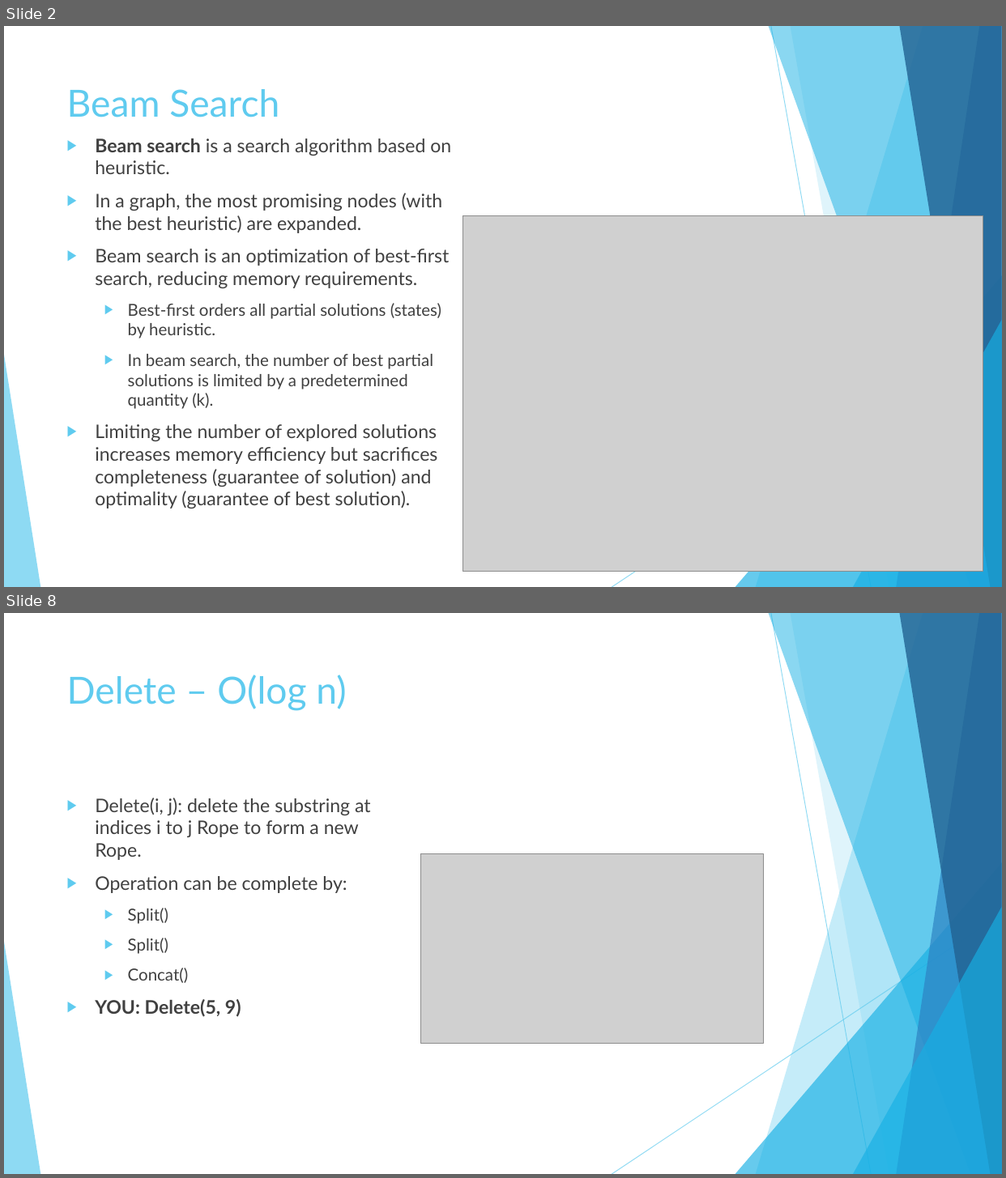
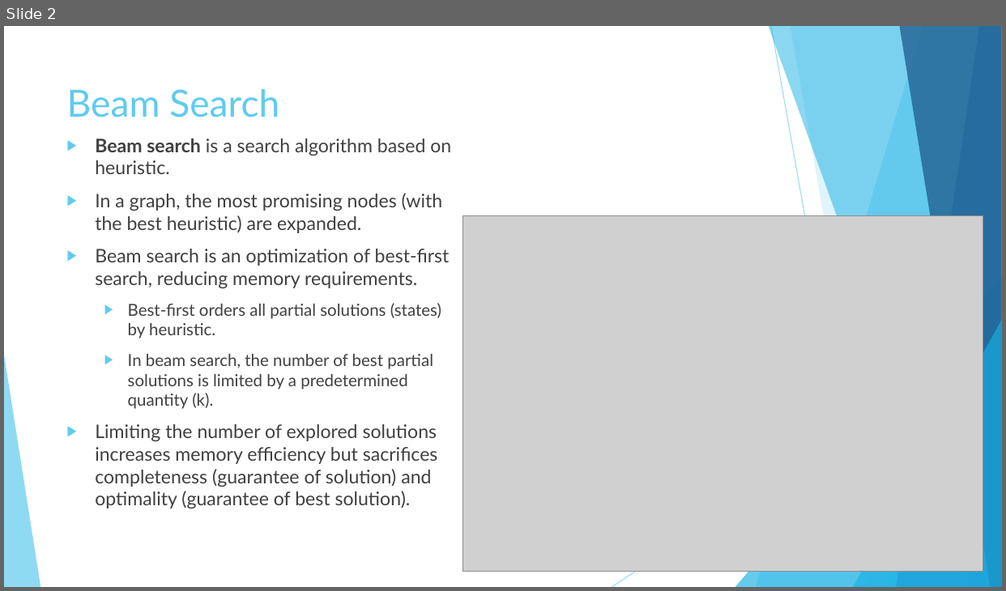
Before and after one commit to nbelliot/comp401, a slide deck: presentation2/Presentation.pptx. Shown one above the other, each under a label of ours: slides 2 and 8 before the commit, slide 2 after it; the slides between them are not shown. The pictures are 1006x1178 and 1006x591 pixels, drawn with LibreOffice and Linux fonts; fonts in the diff are those of the drawing; grey boxes stand for pictures. Boxes give left, top, right and bottom in pixels: in the first picture for what was removed or moved away, otherwise in the second. Text is boxed around its words. In the diff, an @@ line names an element or a change of style, - is before the commit and + after.

```diff
--- a/presentation2/Presentation.pptx
+++ b/presentation2/Presentation.pptx
@@ slide 8 removed at [4, 613, 1002, 1174], background #FFFFFF; not listed: 10 template elements that a slide beside it also shows @@
@@ title removed at [67, 675, 346, 711] @@
-Delete – O(log n)
@@ text removed at [95, 798, 371, 1017] @@
-▶ Delete(i, j): delete the substring at indices i to j Rope to form a new Rope.
-▶ Operation can be complete by:
-  ▶ Split()
-  ▶ Split()
-  ▶ Concat()
-▶ YOU: Delete(5, 9)
@@ picture removed at [421, 854, 764, 1043] @@
```
Also in this commit, not shown: 2 slides changed, 2 slides added, 5 other slides removed.
